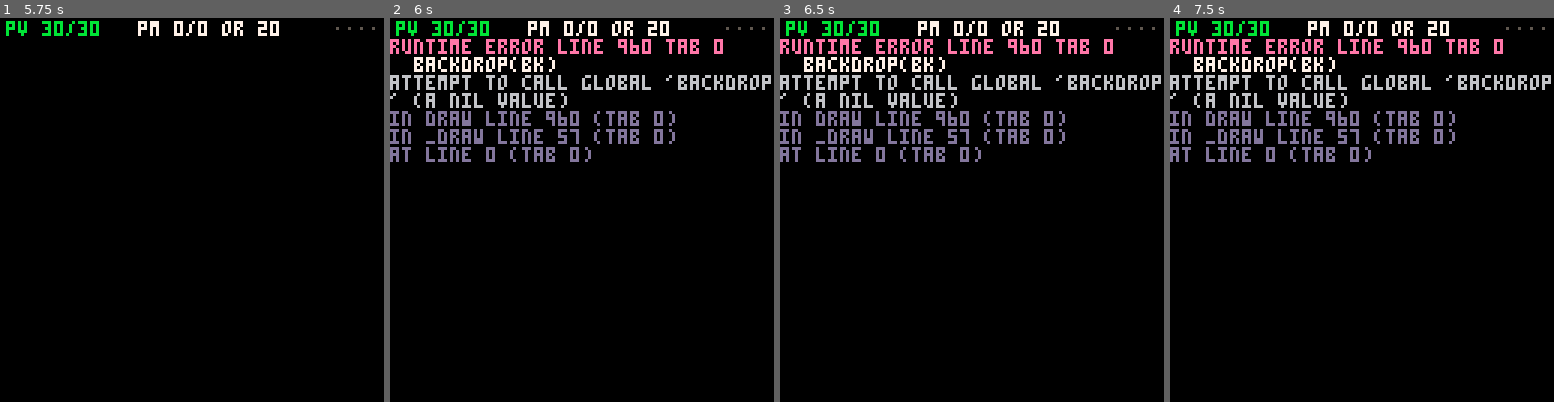
Above: before the commit, frames 1-4 (left to right).
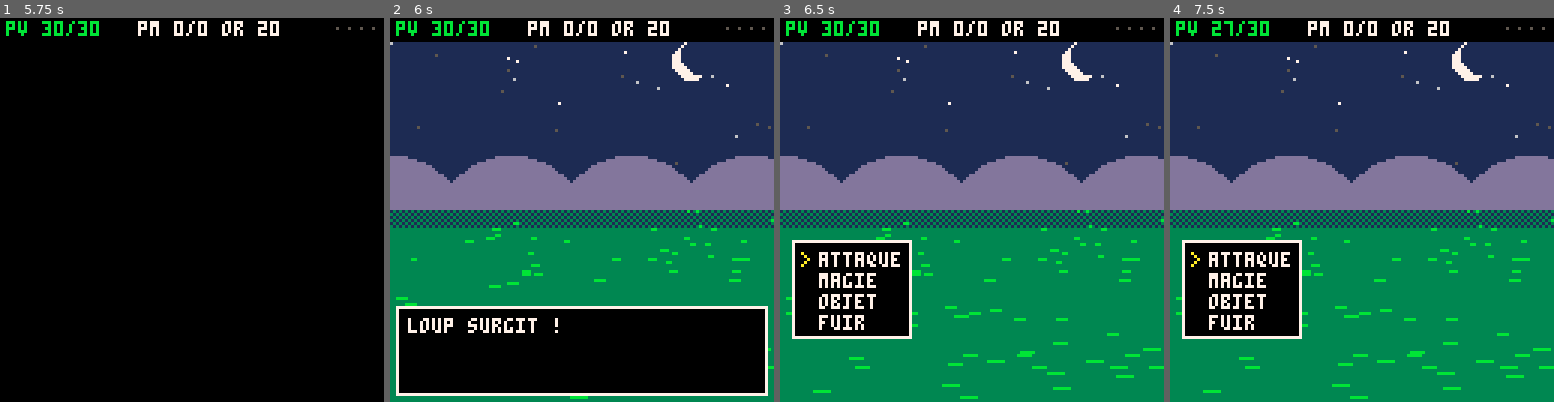
Above: after the commit, the same moments.

Repository: boblefrag/avenir-en-commun-rpg
Game: PICO-8 cartridge tests/smoke.p8
Same seed, same stepped clock (60 frames per second), same inputs: the game is played once before the commit and once after it.
Inputs:
- Up to frame 1 (5.75 s): tap X (X key) at 0.33, 1.07, 1.85, 2.97, 4.08, 5.2 s; tap O (Z key) at 0.7, 1.7, 2.1, 2.5, 2.9, 3.3, 3.7, 4.1, 4.5, 4.9, 5.3, 5.7 s; hold Right 1.6-2.1 s; hold Up 2.15-2.42 s; hold Right 2.47-3.03 s; hold Left 3.08-3.58 s; hold Down 3.63-3.97 s; hold Right 4.02-4.68 s; hold Up 4.73-5.03 s; hold Left 5.08-5.68 s; hold Down from 5.73 s (still down)
- Up to frame 2 (6 s): keep holding Down
- Up to frame 3 (6.5 s): release Down at 6.03 s; hold Right from 6.08 s (still down); tap O (Z key) at 6.1 s; tap X (X key) at 6.32 s
- Up to frame 4 (7.5 s): tap O (Z key) at 6.5, 6.9, 7.3 s; release Right at 6.58 s; hold Right 6.63-7.13 s; hold Up 7.18-7.45 s; tap X (X key) at 7.43 s

Frame 1 is identical in both runs. In frame 2, 74% of the frame differs, in the area x 0-100%, y 5-100%; in frame 3, 88%; in frame 4, 88%, in the area x 0-100%, y 1-100%.
Error before the commit: runtime error line 960 tab 0; backdrop(bk); attempt to call global 'backdrop' (a nil value)

Commit message:
tests/smoke.p8 : inclut src/decor.lua
Co-Authored-By: Claude Opus 5.5 <noreply@anthropic.com>

Diff:
--- a/tests/smoke.p8
+++ b/tests/smoke.p8
@@ -10,6 +10,7 @@
 #include ../src/battle.lua
 #include ../src/town.lua
 #include ../src/dungeon.lua
+#include ../src/decor.lua
 #include smoke.lua
 __map__
 1f1f1f1f1f1f1f1f1f1f1f1f1f1f1f1f1f1f1f1f1f1f1f1f1f1f1f1f1f1f1f1f1f1f1f1f1f1f1f1f1f1f1e411e1f1f1f00401d1f124306461f1a1f114702481f191f1148004d02451f0c1f105f421f0b1d4008a20050614260511f0a1b440343a155664c1f0a1a605f46664b1f09196343604e6240604b664d1f07186541634b
